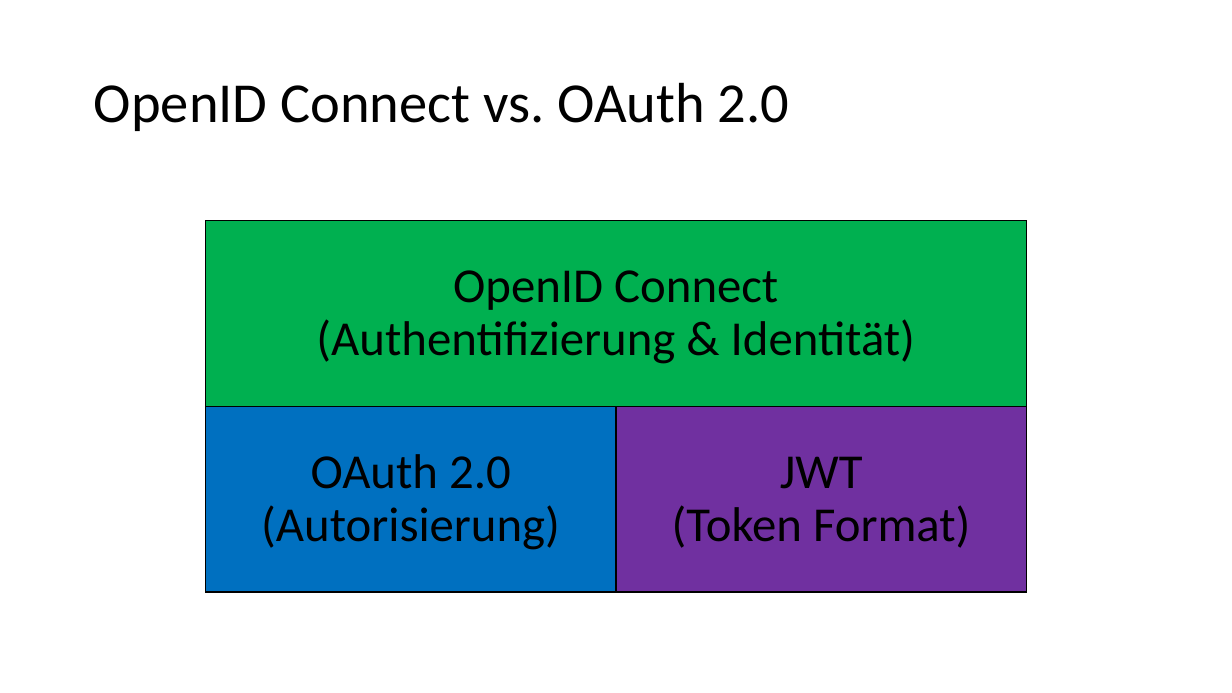
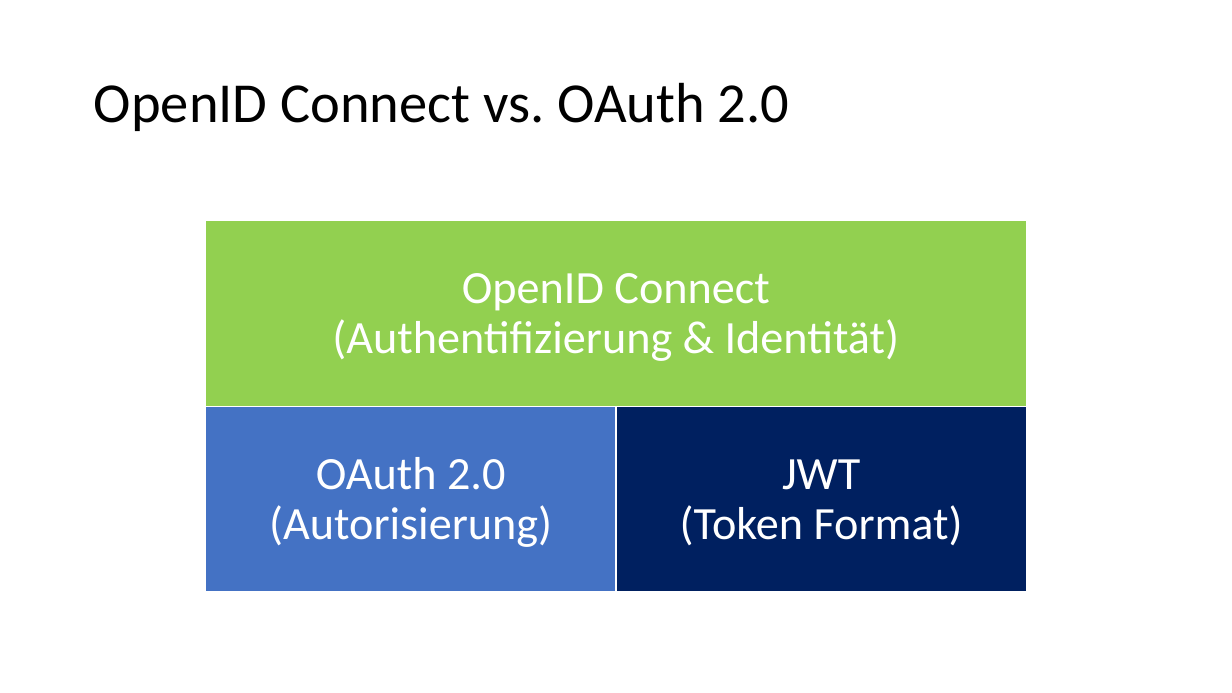
Before and after one commit to danielwagn3r/openid-workshop, a slide deck: slide 26 of OpenID Connect & OAuth.pptx. Drawn at 1232x693 pixels with LibreOffice and Linux fonts; fonts in the diff are those of the drawing. Boxes give left, top, right and bottom in pixels: in the first picture for what was removed or moved away, otherwise in the second. Text is boxed around its words. In the diff, an @@ line names an element or a change of style, - is before the commit and + after.

```diff
--- a/OpenID Connect & OAuth.pptx
+++ b/OpenID Connect & OAuth.pptx
@@ freeform shape "OpenID Connect (Authentifizierung & Identität)" at <box>205,221,1026,407</box>: size 38 to 36 pt, text colour #000000 to #FFFFFF; fill #00B050 to #92D050; outline #000000 1 pt to #FFFFFF 1 pt @@
@@ freeform shape "OAuth 2.0 (Autorisierung)" at <box>205,407,616,592</box>: size 38 to 36 pt, text colour #000000 to #FFFFFF; fill #0070C0 to #4472C4; outline #000000 1 pt to #FFFFFF 1 pt @@
@@ freeform shape "JWT (Token Format)" at <box>616,407,1027,592</box>: size 38 to 36 pt, text colour #000000 to #FFFFFF; fill #7030A0 to #002060; outline #000000 1 pt to #FFFFFF 1 pt @@
```
Also in this commit, not shown: 15 other slides changed, 1 slide added, 1 slide removed.
